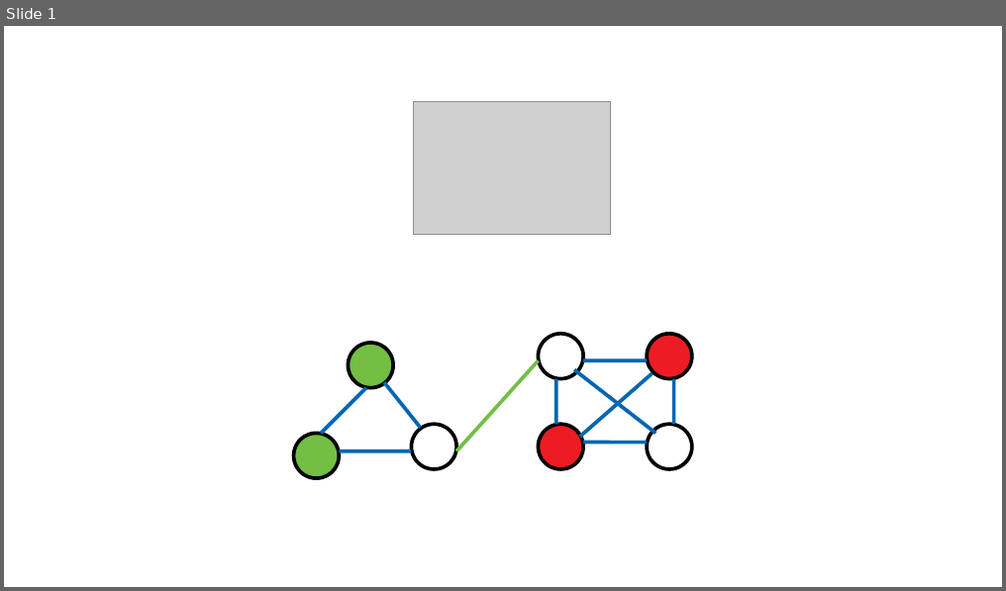
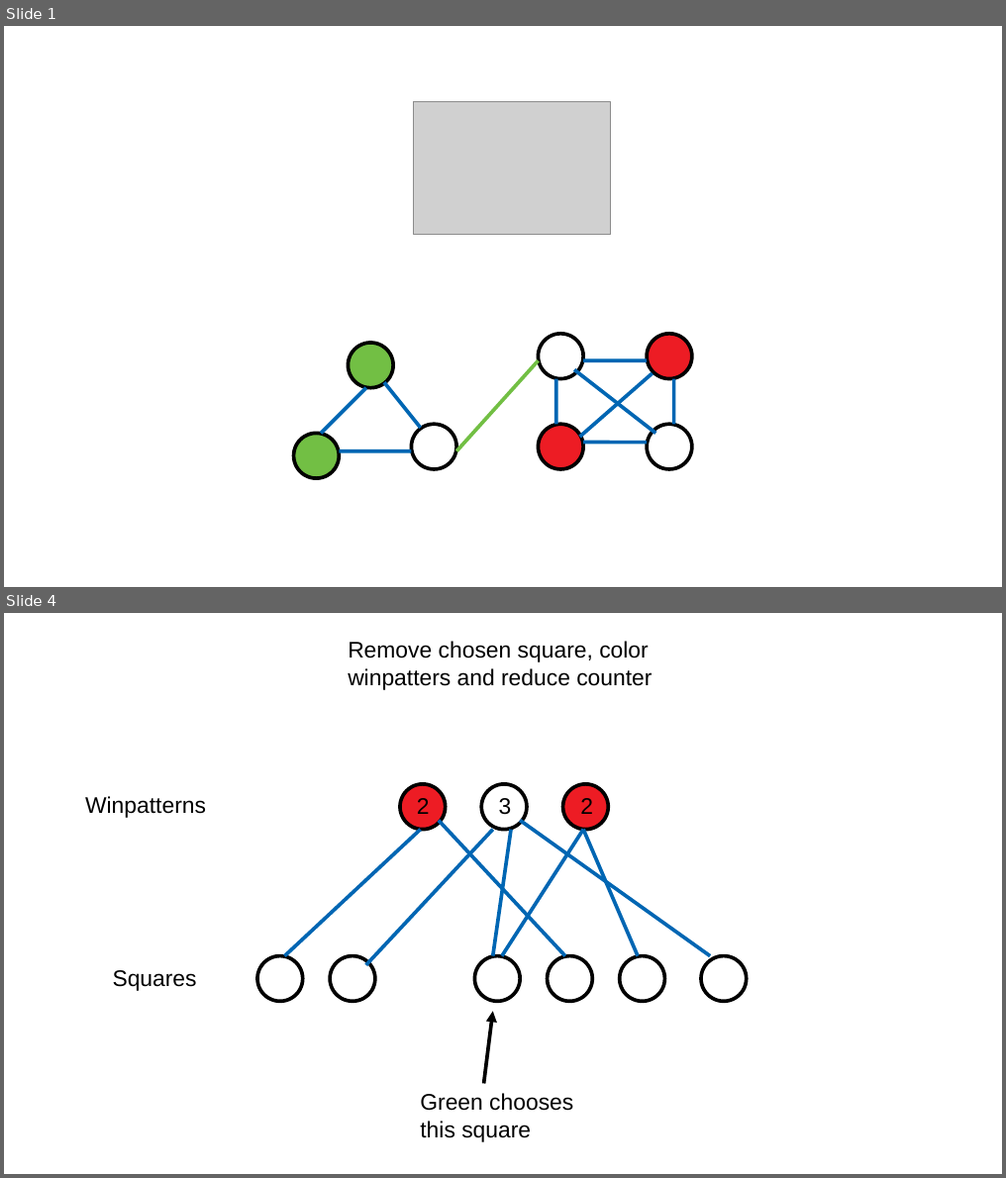
Before and after one commit to yannikkellerde/GABOR, a slide deck: other_stuff/graph.odp. Shown one above the other, each under a label of ours: slide 1 before the commit, slides 1 and 4 after it; the slides between them are not shown. The pictures are 1006x591 and 1006x1178 pixels, drawn with LibreOffice and Linux fonts; fonts in the diff are those of the drawing; grey boxes stand for pictures. Boxes give left, top, right and bottom in pixels: in the first picture for what was removed or moved away, otherwise in the second. Text is boxed around its words. In the diff, an @@ line names an element or a change of style, - is before the commit and + after.

```diff
--- a/other_stuff/graph.odp
+++ b/other_stuff/graph.odp
@@ slide 4 added at box(4, 613, 1002, 1174), background #FFFFFF @@
@@ text added at box(348, 641, 651, 690), 18 pt, text #000000 @@
+Remove chosen square, color winpatters and reduce counter
@@ ellipse added at box(400, 784, 445, 830), fill #ED1C24, outline #000000 2.89 pt @@
@@ ellipse added at box(481, 784, 527, 830), outline #000000 2.89 pt @@
@@ ellipse added at box(562, 784, 608, 830), fill #ED1C24, outline #000000 2.89 pt @@
@@ text added at box(85, 796, 206, 818), 18 pt, text #000000 @@
+Winpatterns
@@ text added at box(417, 798, 430, 814), 18 pt, text #000000 @@
+2
@@ line added from (439, 820) to (565, 957), #0066B3 2.89 pt @@
@@ text added at box(499, 798, 512, 815), 18 pt, text #000000 @@
+3
@@ line added from (520, 820) to (710, 957), #0066B3 2.89 pt @@
@@ text added at box(580, 798, 593, 814), 18 pt, text #000000 @@
+2
@@ line added from (421, 830) to (285, 957), #0066B3 2.89 pt @@
@@ line added from (493, 830) to (366, 965), #0066B3 2.89 pt @@
@@ line added from (511, 830) to (493, 957), #0066B3 2.89 pt @@
@@ line added from (583, 830) to (502, 957), #0066B3 2.89 pt @@
@@ line added from (583, 830) to (638, 957), #0066B3 2.89 pt @@
@@ ellipse added at box(257, 957, 303, 1001), outline #000000 2.89 pt @@
@@ ellipse added at box(330, 957, 375, 1001), outline #000000 2.89 pt @@
@@ ellipse added at box(475, 957, 520, 1001), outline #000000 2.89 pt @@
@@ ellipse added at box(548, 957, 593, 1001), outline #000000 2.89 pt @@
@@ ellipse added at box(620, 957, 665, 1001), outline #000000 2.89 pt @@
@@ ellipse added at box(701, 957, 746, 1001), outline #000000 2.89 pt @@
@@ text added at box(113, 970, 197, 991), 18 pt, text #000000 @@
+Squares
@@ arrow added from (484, 1084) to (493, 1011), #000000 2.89 pt @@
@@ text added at box(420, 1093, 573, 1143), 18 pt, text #000000 @@
+Green chooses this square
```
Also in this commit, not shown: 5 other slides added, 9 other files.
